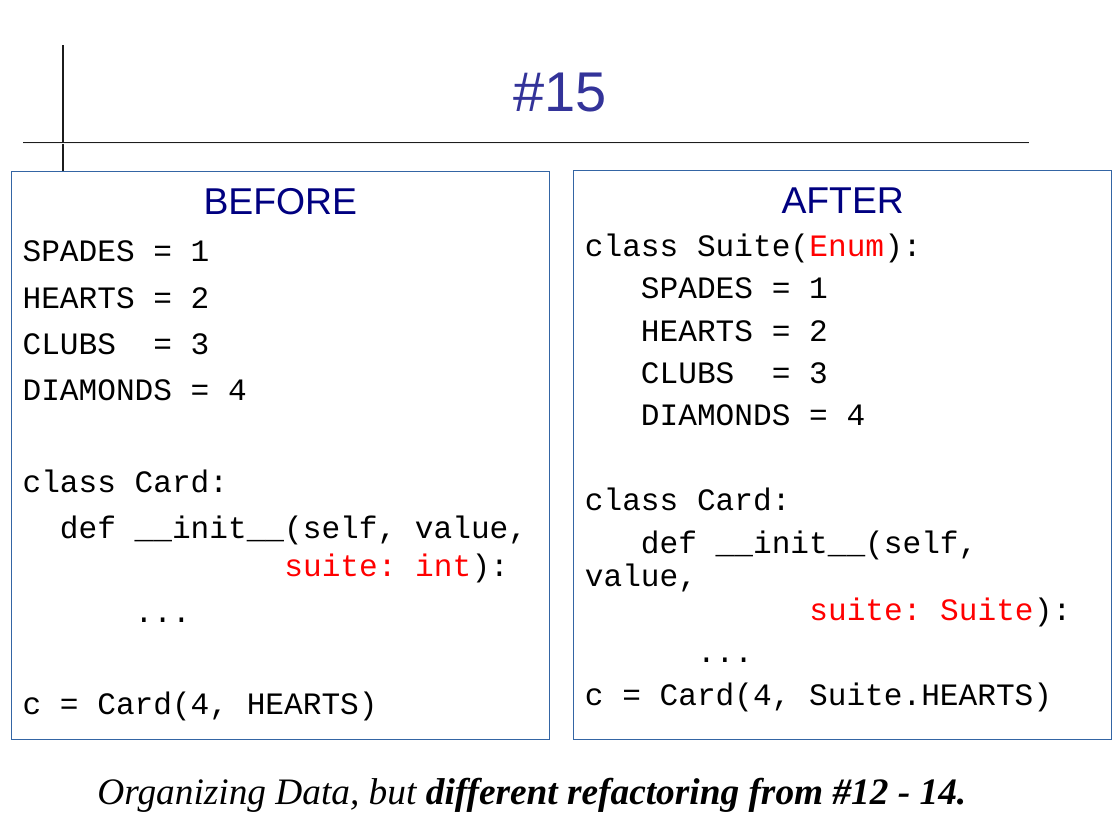
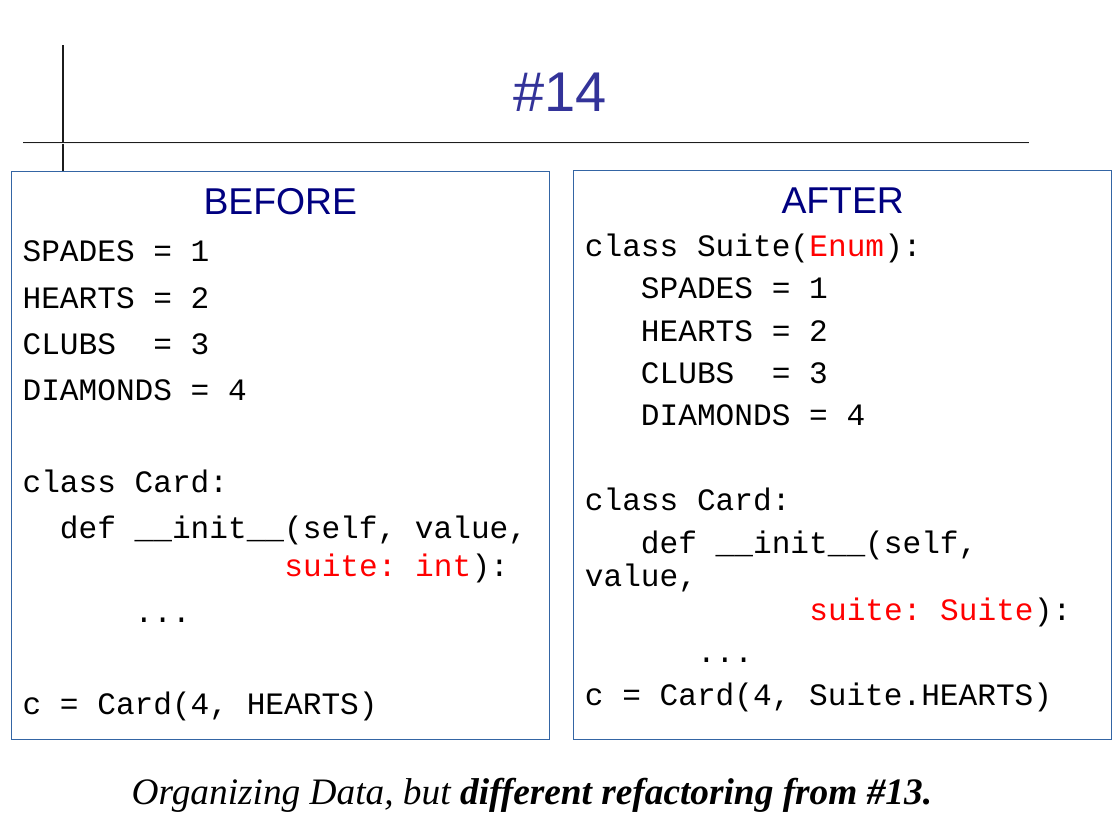
Before and after one commit to cpske/ISP, a slide deck: slide 17 of refactoring/Refactoring-Review.odp (slide 18 before the commit). Drawn at 1120x840 pixels with LibreOffice and Linux fonts; fonts in the diff are those of the drawing. Boxes give left, top, right and bottom in pixels: in the first picture for what was removed or moved away, otherwise in the second. Text is boxed around its words. In the diff, an @@ line names an element or a change of style, - is before the commit and + after.

Commit message:
revise review of Refactoring Signs and Techniques

```diff
--- a/refactoring/Refactoring-Review.odp
+++ b/refactoring/Refactoring-Review.odp
@@ title at (513,72,606,111): text changed @@
-#15
+#14
@@ text at (132,777,932,811): text changed @@
-Organizing Data, but different refactoring from #12 - 14.
+Organizing Data, but different refactoring from #13.
```
Also in this commit, not shown: 9 other slides changed, 3 slides added, 3 slides removed, 9 other files.
